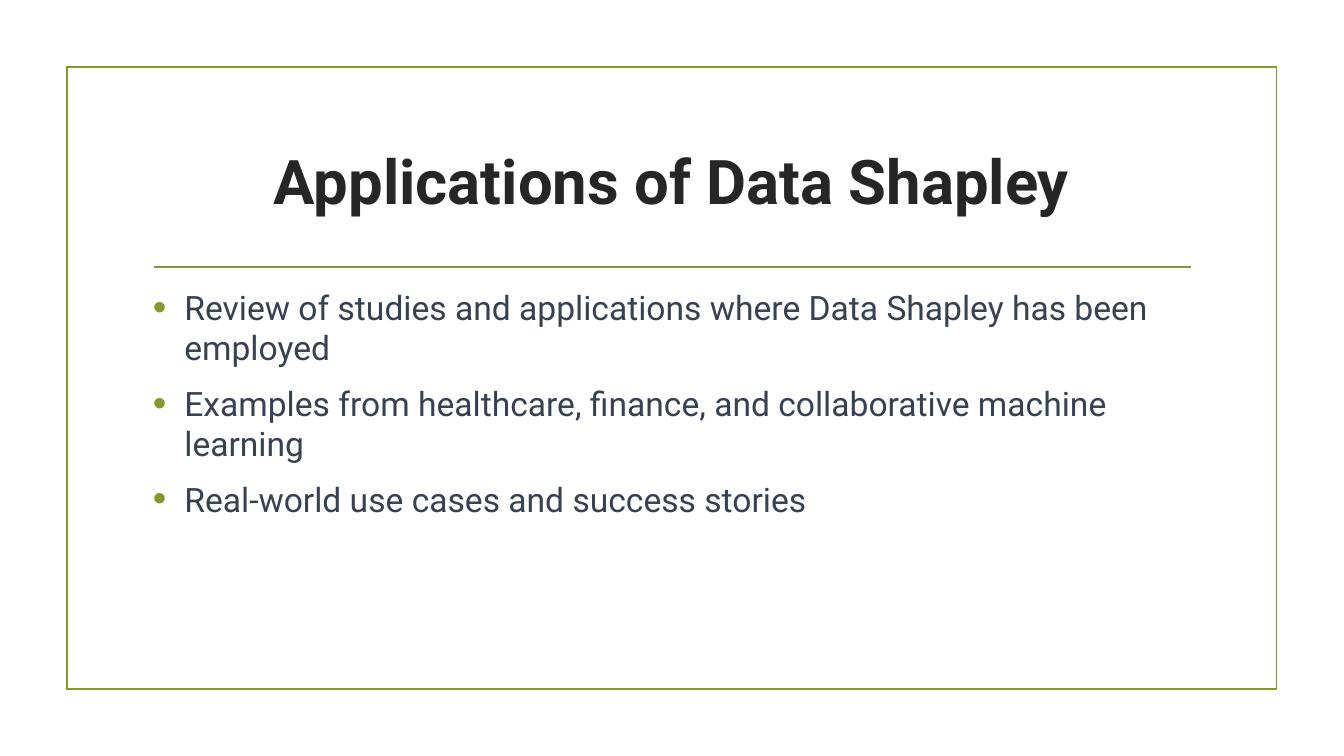
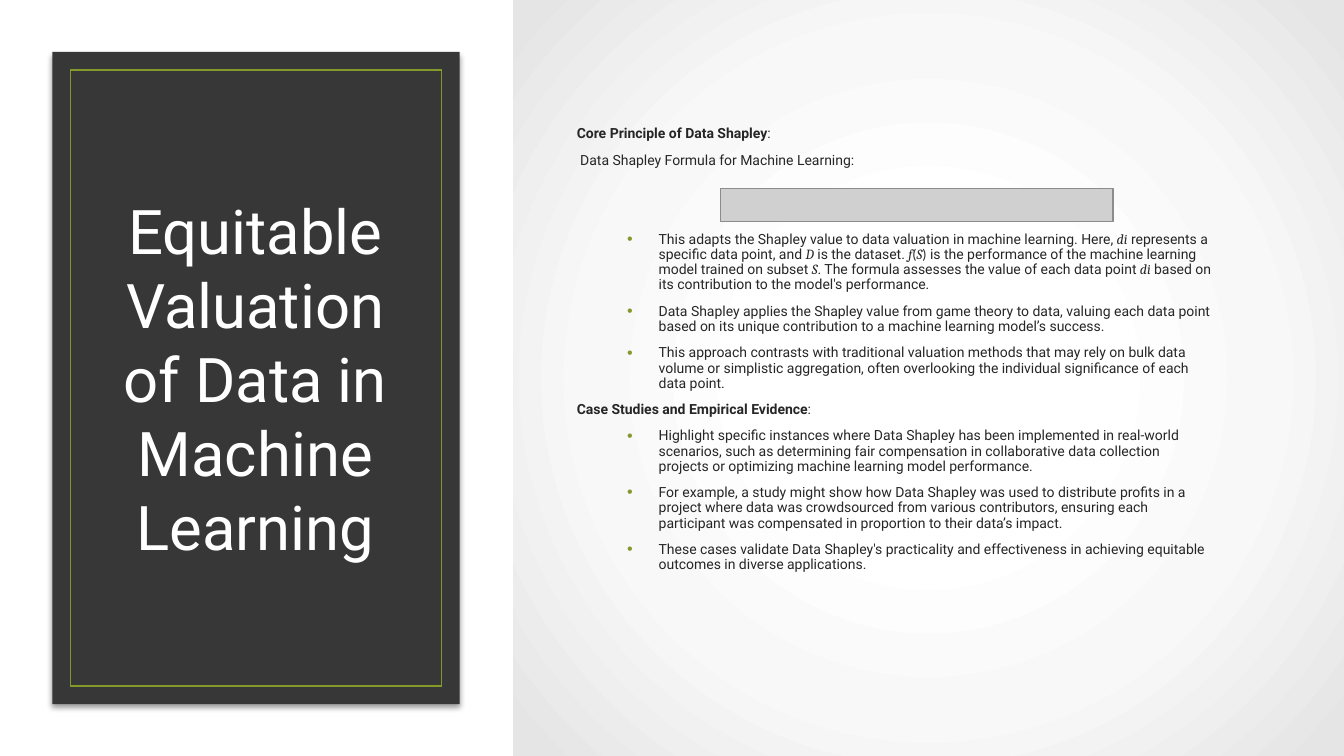
Before and after one commit to IITTeaching/cs520-f23-group-24, a slide deck: slide 9 of Data Shapley.pptx (slide 6 before the commit). Drawn at 1344x756 pixels with LibreOffice and Linux fonts; fonts in the diff are those of the drawing; grey boxes stand for pictures; background and template pictures are left out. Boxes give left, top, right and bottom in pixels: in the first picture for what was removed or moved away, otherwise in the second. Text is boxed around its words. In the diff, an @@ line names an element or a change of style, - is before the commit and + after.

```diff
--- a/Data Shapley.pptx
+++ b/Data Shapley.pptx
@@ rectangle added at [513,0,1344,756], fill gradient #FFFFFF to #F8F8F8 to #E5E5E5 @@
@@ rectangle added at [52,51,460,704], fill #373737 @@
@@ text "Core Principle of Data Shapley:" at [577,127,1211,572]: vertical alignment top to middle @@
@@ rectangle removed at [67,68,1276,690] @@
@@ rectangle added at [71,70,442,686], outline #83992A 1.25 pt @@
@@ text at [577,127,1211,572]: text changed; size 24 to 10 pt; text colour #374151 to #262626 @@
-• Review of studies and applications where Data Shapley has been employed
-• Examples from healthcare, finance, and collaborative machine learning
-• Real-world use cases and success stories
+Core Principle of Data Shapley:
+Data Shapley Formula for Machine Learning:
+  • This adapts the Shapley value to data valuation in machine learning. Here, di represents a specific data point, and D is the dataset. f(S) is the performance of the machine learning model trained on subset S. The formula assesses the value of each data point di based on its contribution to the model's performance.
+  • Data Shapley applies the Shapley value from game theory to data, valuing each data point based on its unique contribution to a machine learning model’s success.
+  • This approach contrasts with traditional valuation methods that may rely on bulk data volume or simplistic aggregation, often overlooking the individual significance of each data point.
+Case Studies and Empirical Evidence:
+  • Highlight specific instances where Data Shapley has been implemented in real-world scenarios, such as determining fair compensation in collaborative data collection projects or optimizing machine learning model performance.
+  • For example, a study might show how Data Shapley was used to distribute profits in a project where data was crowdsourced from various contributors, ensuring each participant was compensated in proportion to their data’s impact.
+  • These cases validate Data Shapley's practicality and effectiveness in achieving equitable outcomes in diverse applications.
@@ title at [123,208,387,563]: text changed; text colour #262626 to #FFFFFF; bold off @@
-Applications of Data Shapley
+Equitable Valuation of Data in Machine Learning
@@ picture added at [721,189,1113,222] @@
@@ line removed from (154, 267) to (1191, 267) @@
```
Also in this commit, not shown: 4 other slides changed, 13 slides added, 6 slides removed.
